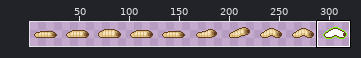
Pixel-art file, stored at gfx/maggot.aseprite. The first picture is a wide view before the edit; the outline marks the close-up.
Close-up. The starting point:
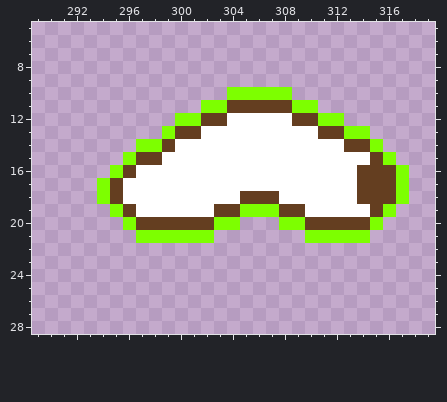
320x32 pixels, 1 frame. Colours within 5 levels of each other are drawn and written as one. Shown: x 289..319, y 5..28. The wide view leaves out empty margins.
New version:
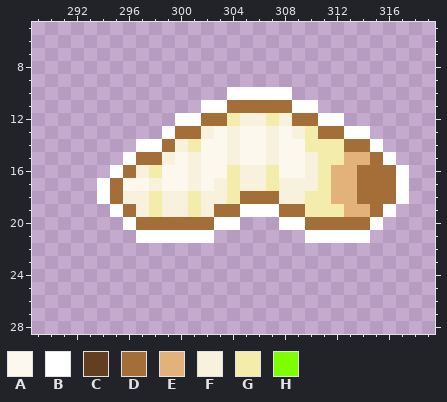
Palette (. is transparent): A #fcf8ee  B #ffffff  C #643e20  D #a46e39  E #e3b27a  F #f8f1de  G #f3ecaa  H #7dff00
What changed:
y 10: x 304..308 HHHHH -> BBBBB
y 11: x 302..310 HHCCCCCHH -> BBDDDDDBB
y 12: x 300..312 HHCCBBBBBCCHH -> BBDDGFFGFDDBB
y 13: x 299..314 HCCBBBBBBBBBCCHH -> BDDFAFAAFAFGDDBB
y 14: x 297..315 HHCBBBBBBBBBBBBBCCH -> BBDFGAAFAAFAAGGGDDB
y 15: x 296..316 HCCBBBBBBBBBBBBBBBBCH -> BDDFAFAAFAAFAAFGGEEDB
y 16: x 295..317 HCBBBBBBBBBBBBBBBBBCCCH -> BDFGAAFAAGFFGAAFGEEDDDB
y 17: x 294..317 HCBBBBBBBBBBBBBBBBBBCCCH -> BDAAFAAFAFGFFGFFFGEEDDDB
y 18: x 294..317 HCBBBBBBBBBCCCBBBBBBCCCH -> BDFFGFFGFFGDDDFFGGEEDDDB
y 19: x 295..316 HCBBBBBBCCHHHCCBBBBBCH -> BDFGFFGFDDBBBDDGGGEEDB
y 20: x 296..304 HCCCCCCHH -> BDDDDDDBB; x 308..315 HHCCCCCH -> BBDDDDDB
y 21: x 297..302 HHHHHH -> BBBBBB; x 310..314 HHHHH -> BBBBB
Where, in picture pixels (left, top, right, bottom), the same in both close-ups:
changed: (97, 87, 409, 243)
